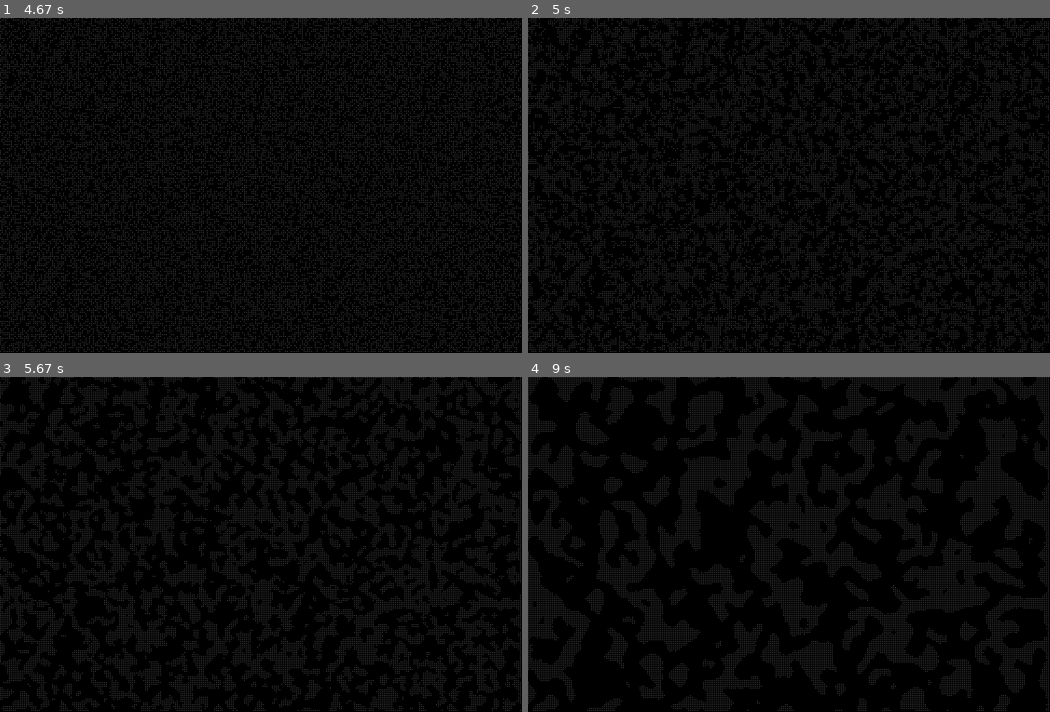
Above: before the commit, frames 1-4 (two rows, left to right).
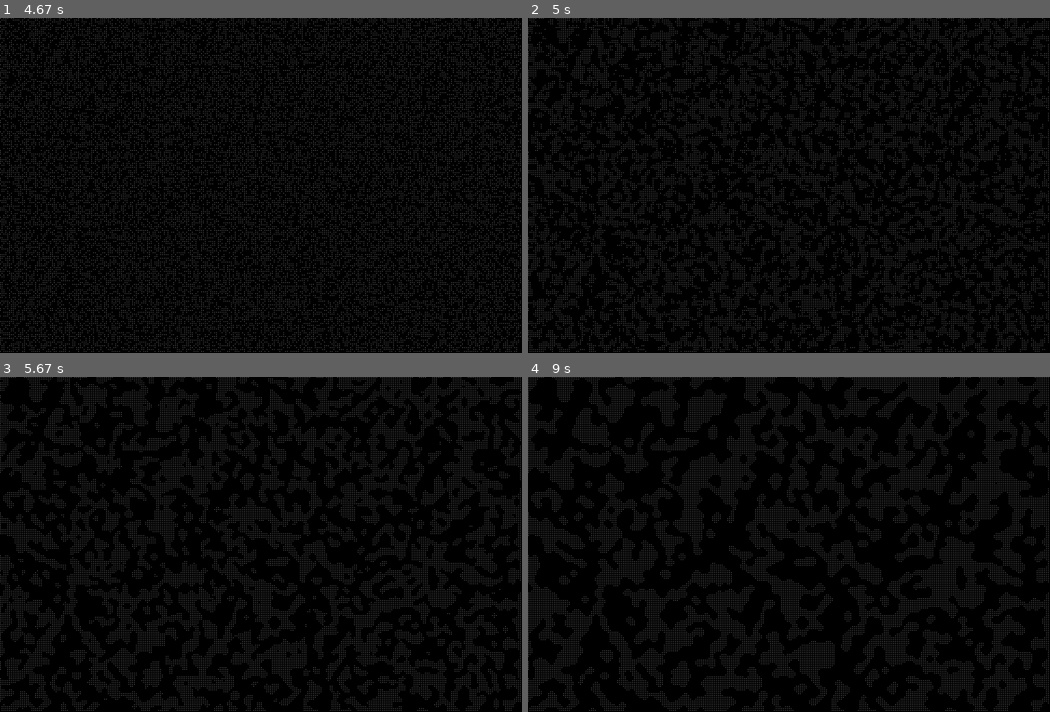
Above: after the commit, the same moments.

Repository: sps-trutnov-eps/projekt-2ep-utek_z_jeskyne
Game: pygame game, started from source/cas.py
The game is run twice, just before and just after one commit, with the same random seed, the same clock (stepped at 60 frames per second) and the same inputs.
Inputs:
- Up to frame 1 (4.67 s): no input
- Up to frame 2 (5 s): no input
- Up to frame 3 (5.67 s): no input
- Up to frame 4 (9 s): no input

Frame 1 is identical in both runs. In frame 2, 2.8% of the frame differs, in the area x 0-100%, y 0-100%; in frame 3, 2.7%; in frame 4, 3.8%.

Commit message:
Migrace na školní repo

Diff:
--- a/source/2D Cellular Automaton Simulation 1.0.py
+++ b/source/cas.py
@@ -1,8 +1,6 @@
 ##### RANDOM MAP GENERATOR #####
 import pygame
 import random
-import math
-import time
 
 
 class MapGrid():
@@ -83,7 +81,7 @@
                     number_of_neighbors = close_neighbors + far_neighbors
 
                     # decide the what the next cell will be based on these rules
-                    if number_of_neighbors > random.choice([3,4,5]):
+                    if number_of_neighbors > random.choice([4]):
                         next_cell = 1
 
                     else:
Empty file added: source/mapgenV2.py
